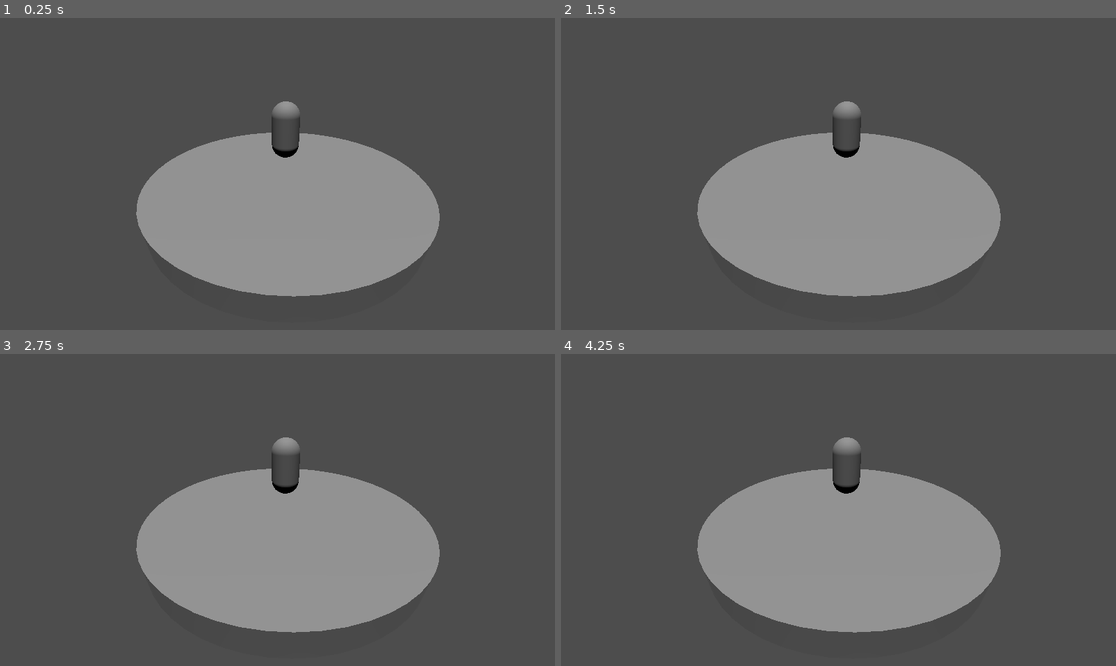
Above: before the commit, frames 1-4 (two rows, left to right).
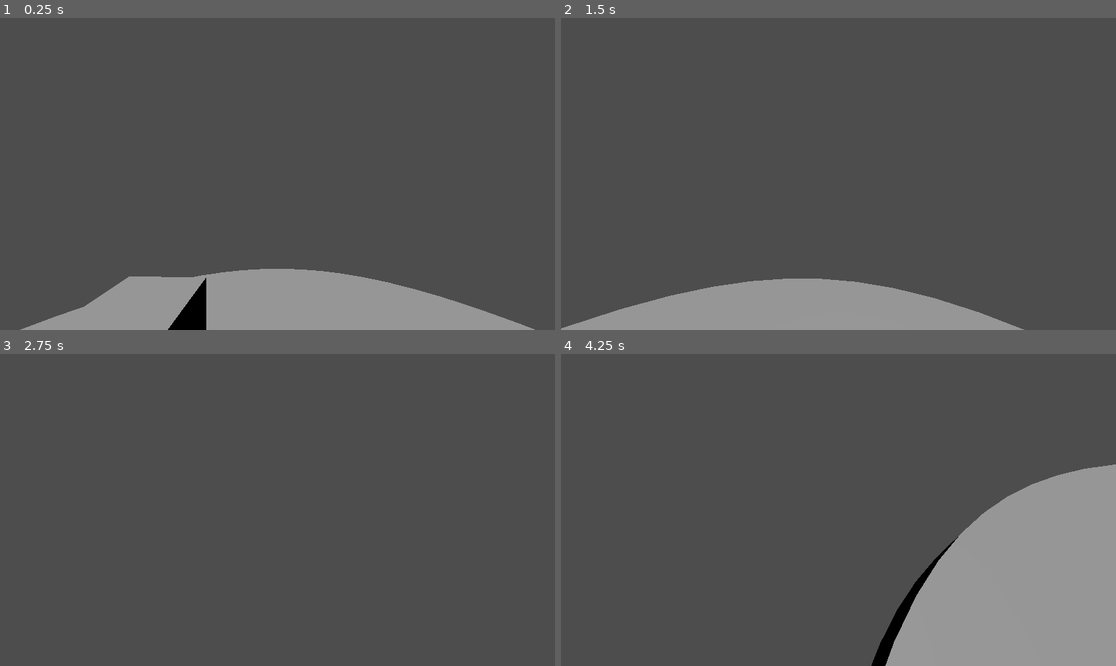
Above: after the commit, the same moments.

Repository: StudioXPEtudiant/25-26.QC.Me.S5.BehindYou
Game: Godot game, scene res://niveau_temporaire.tscn
Two runs of this game, one before a commit and one after it. Both use one fixed random seed, a clock stepped at 60 frames per second and the inputs below.
Inputs (mouse positions are in pixels of both pictures, inside the frame that each line leads up to):
- Up to frame 1 (0.25 s): no input
- Up to frame 2 (1.5 s): tap Enter at 0.5 s; move the mouse to (960, 158) at 0.52 s; hold D (J1_Right) 0.53-1.28 s; tap Space at 1.25 s; move the mouse to (727, 189) at 1.27 s; hold S (J1_Down) from 1.28 s (still down)
- Up to frame 3 (2.75 s): move the mouse to (333, 441) at 2.02 s; release S (J1_Down) at 2.03 s; hold D (J1_Right) from 2.03 s (still down)
- Up to frame 4 (4.25 s): tap Enter at 2.75 s; move the mouse to (810, 572) at 2.77 s; release D (J1_Right) at 2.78 s; hold W (J1_Up) 2.78-3.53 s; tap Space at 3.5 s; move the mouse to (1005, 556) at 3.52 s; hold A (J1_Left) from 3.53 s (still down)

The runs differ from the first frame. In frame 1, 31% of the frame differs, in the area x 3-97%, y 26-100%; in frame 2, 30%; in frame 3, 22%; in frame 4, 36%, in the area x 24-100%, y 26-100%.
Error before the commit: Parse Error: Unexpected "if" in class body. (res://MainPlayerScript.gd:18)

Commit message:
déplacement du player

Diff:
--- a/MainPlayerScript.gd
+++ b/MainPlayerScript.gd
@@ -1,25 +1,35 @@
-extends RigidBody3D
+extends CharacterBody3D
 
+@export var speed:float
 
+@export var sensibilite:float
+
+var direction = Vector3.ZERO
 # Called when the node enters the scene tree for the first time.
 func _ready() -> void:
-	pass # Replace with function body.
+	Input.set_mouse_mode(Input.MOUSE_MODE_CAPTURED)
 
 
 # Called every frame. 'delta' is the elapsed time since the previous frame.
 func _process(_delta: float) -> void:
 	pass
 
-func _pĥysics_process(_delta):
-	pass
+func _physics_process(_delta):
+	direction=Vector3.ZERO
+	if Input.is_action_pressed("J1_Left"):
+		direction += transform.basis.x
+	if Input.is_action_pressed("J1_Right"):
+		direction -= transform.basis.x
+	if Input.is_action_pressed("J1_Down"):
+		direction -= transform.basis.z
+	if Input.is_action_pressed("J1_Up"):
+		direction += transform.basis.z
+	direction=direction.normalized()
+	velocity.x=direction.x*speed
+	velocity.z=direction.z*speed
+	move_and_slide()
 
-var direction = Vector3.ZERO
-
-if Input.is_action_pressed("J1_right"):
-		direction.x += 1
-if Input.is_action_pressed("J1_Left"):
-		direction.x -= 1
-if Input.is_action_pressed("J1_Down"):
-		direction.z -= 1
-if Input.is_action_pressed("J1_Up"):
-		direction.z += 1
+func _input(event):
+	if event is InputEventMouseMotion:
+		rotation.y-=event.relative.x*(sensibilite/500)
+		rotation.x+=event.relative.y*(sensibilite/500)
--- a/niveau_temporaire.tscn
+++ b/niveau_temporaire.tscn
@@ -1,10 +1,12 @@
-[gd_scene load_steps=4 format=3 uid="uid://css4jmm167nlq"]
+[gd_scene load_steps=5 format=3 uid="uid://css4jmm167nlq"]
 
 [ext_resource type="PackedScene" uid="uid://x83mp06o8yap" path="res://player_01.tscn" id="1_yjssc"]
 
 [sub_resource type="CylinderShape3D" id="CylinderShape3D_0jvh3"]
 
 [sub_resource type="CylinderMesh" id="CylinderMesh_6jwf0"]
+
+[sub_resource type="BoxMesh" id="BoxMesh_yjssc"]
 
 [node name="NiveauTemporaire" type="Node3D"]
 
@@ -19,9 +21,13 @@
 
 [node name="Player01" parent="StaticBody3D/CollisionShape3D" instance=ExtResource("1_yjssc")]
 transform = Transform3D(1, 0, 0, 0, 1, 0, 0, 0, 1, 0, 1.6990826, 0)
-
-[node name="Camera3D" type="Camera3D" parent="."]
-transform = Transform3D(1, 0, 0, 0, 0.8821104, 0.4710427, 0, -0.4710427, 0.8821104, -0.28943253, 4.055763, 7.161592)
+speed = 5.0
+sensibilite = 5.0
 
 [node name="DirectionalLight3D" type="DirectionalLight3D" parent="."]
-transform = Transform3D(1, 0, 0, 0, 0.22513811, 0.97432685, 0, -0.97432685, 0.22513811, -4.953977, 0, 1.8425765)
+transform = Transform3D(1, 0, 0, 0, -4.371139e-08, 1, 0, -1, -4.371139e-08, -1.8640909, 5.773399, 1.8425765)
+
+[node name="MeshInstance3D" type="MeshInstance3D" parent="."]
+transform = Transform3D(1, 0, 0, 0, 1, 0, 0, 0, 1, 1.4677421, 1.0538493, 1.8450499)
+mesh = SubResource("BoxMesh_yjssc")
+skeleton = NodePath("")
--- a/player_01.tscn
+++ b/player_01.tscn
@@ -1,22 +1,22 @@
-[gd_scene load_steps=5 format=3 uid="uid://x83mp06o8yap"]
+[gd_scene load_steps=4 format=3 uid="uid://x83mp06o8yap"]
 
 [ext_resource type="Script" uid="uid://cnvvummhiw4do" path="res://MainPlayerScript.gd" id="1_oqouq"]
-
-[sub_resource type="PhysicsMaterial" id="PhysicsMaterial_vtffy"]
 
 [sub_resource type="CapsuleShape3D" id="CapsuleShape3D_vtffy"]
 
 [sub_resource type="CapsuleMesh" id="CapsuleMesh_oqouq"]
 
-[node name="Player01" type="Node3D"]
-
-[node name="player01" type="RigidBody3D" parent="."]
-mass = 80.0
-physics_material_override = SubResource("PhysicsMaterial_vtffy")
+[node name="CharacterBody3D" type="CharacterBody3D"]
+axis_lock_angular_x = true
+axis_lock_angular_z = true
 script = ExtResource("1_oqouq")
 
-[node name="CollisionShape3D" type="CollisionShape3D" parent="player01"]
+[node name="Camera3D" type="Camera3D" parent="."]
+transform = Transform3D(-0.9997371, 0, -0.022931607, 0, 1, 0, 0.022931607, 0, -0.9997371, 0, 0.8710973, -0.22472095)
+
+[node name="CollisionShape3D" type="CollisionShape3D" parent="."]
 shape = SubResource("CapsuleShape3D_vtffy")
 
-[node name="MeshInstance3D" type="MeshInstance3D" parent="player01"]
+[node name="MeshInstance3D" type="MeshInstance3D" parent="."]
 mesh = SubResource("CapsuleMesh_oqouq")
+skeleton = NodePath("")
